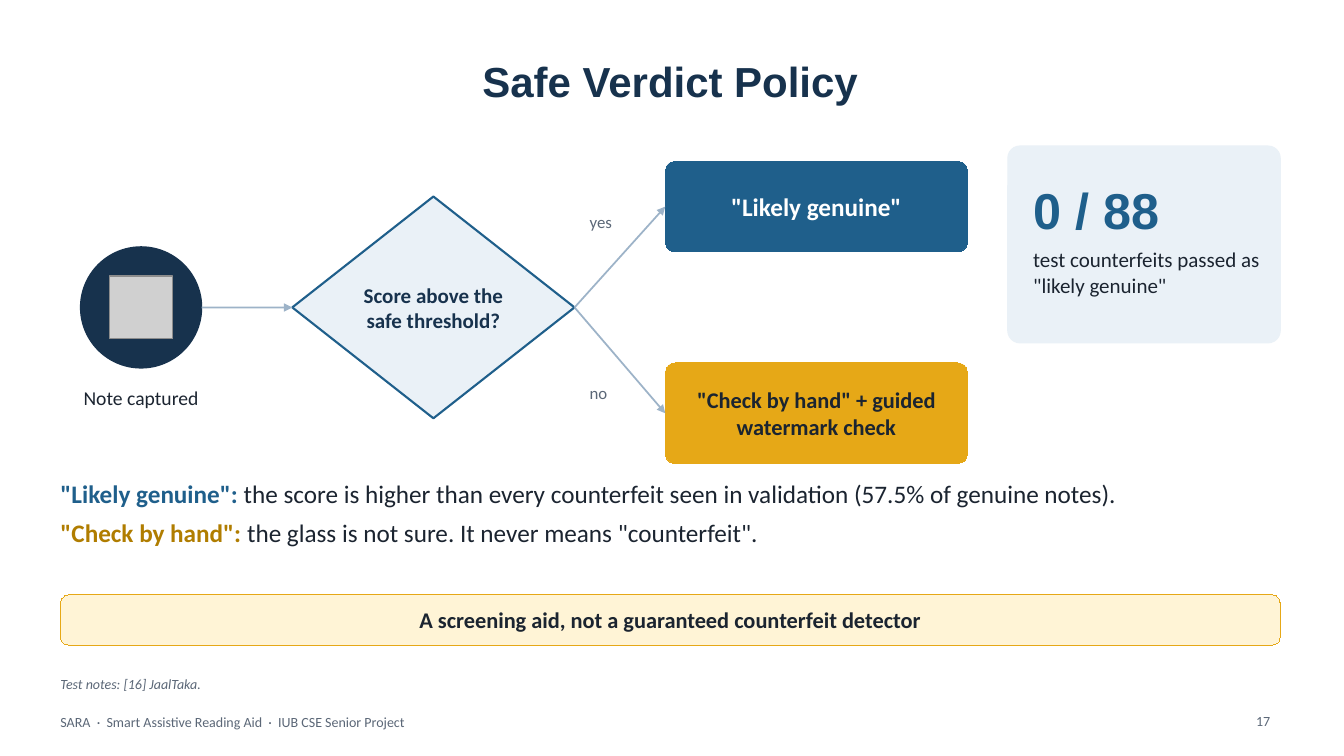
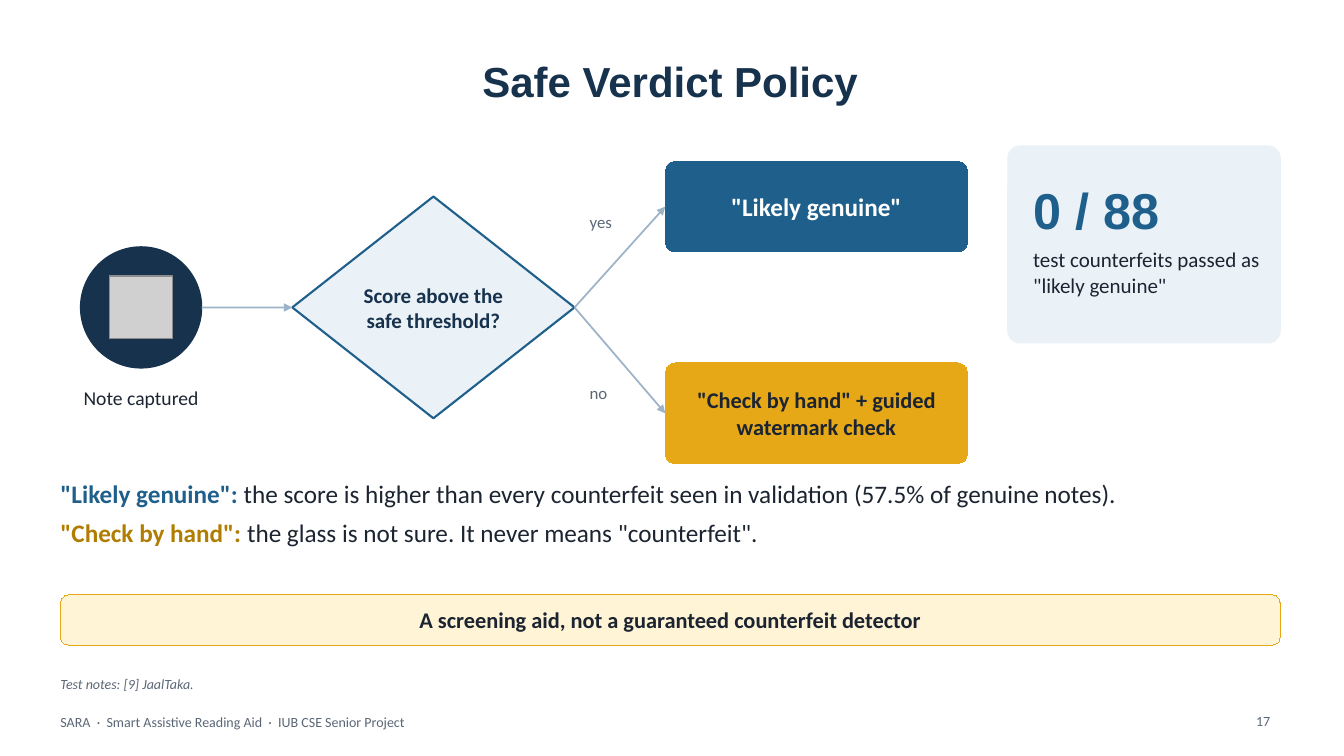
Before and after one commit to aflam330/Senior_project_wearable_glass_for_blind_people_using_ocr_and_ylo, a slide deck: slide 17 of Thesis Report and paper/thesis report/slides/SARA_Presentation_Redesigned.pptx. Drawn at 1344x756 pixels with LibreOffice and Linux fonts; fonts in the diff are those of the drawing; grey boxes stand for pictures; background and template pictures are left out. Boxes give left, top, right and bottom in pixels: in the first picture for what was removed or moved away, otherwise in the second. Text is boxed around its words. In the diff, an @@ line names an element or a change of style, - is before the commit and + after.

```diff
--- a/Thesis Report and paper/thesis report/slides/SARA_Presentation_Redesigned.pptx
+++ b/Thesis Report and paper/thesis report/slides/SARA_Presentation_Redesigned.pptx
@@ text at [60,679,193,691]: text changed @@
-Test notes: [16] JaalTaka.
+Test notes: [9] JaalTaka.
```
Also in this commit, not shown: 14 other slides changed, 2 slides added, 2 slides removed, 6 other files.
